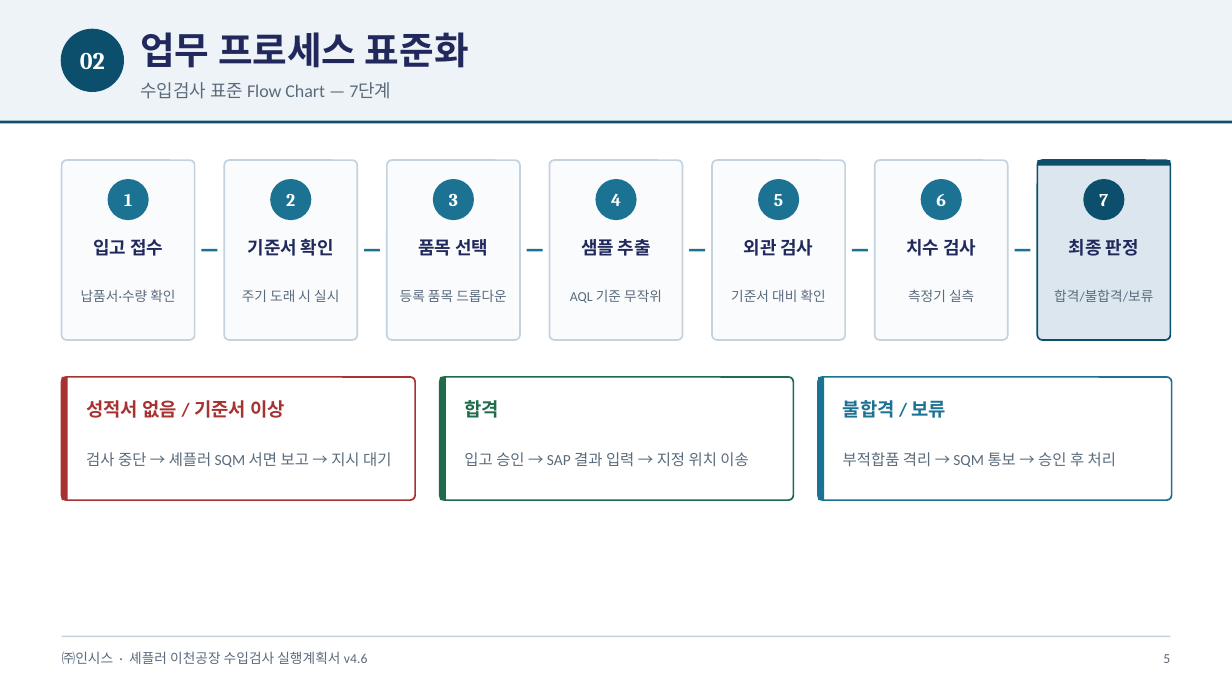
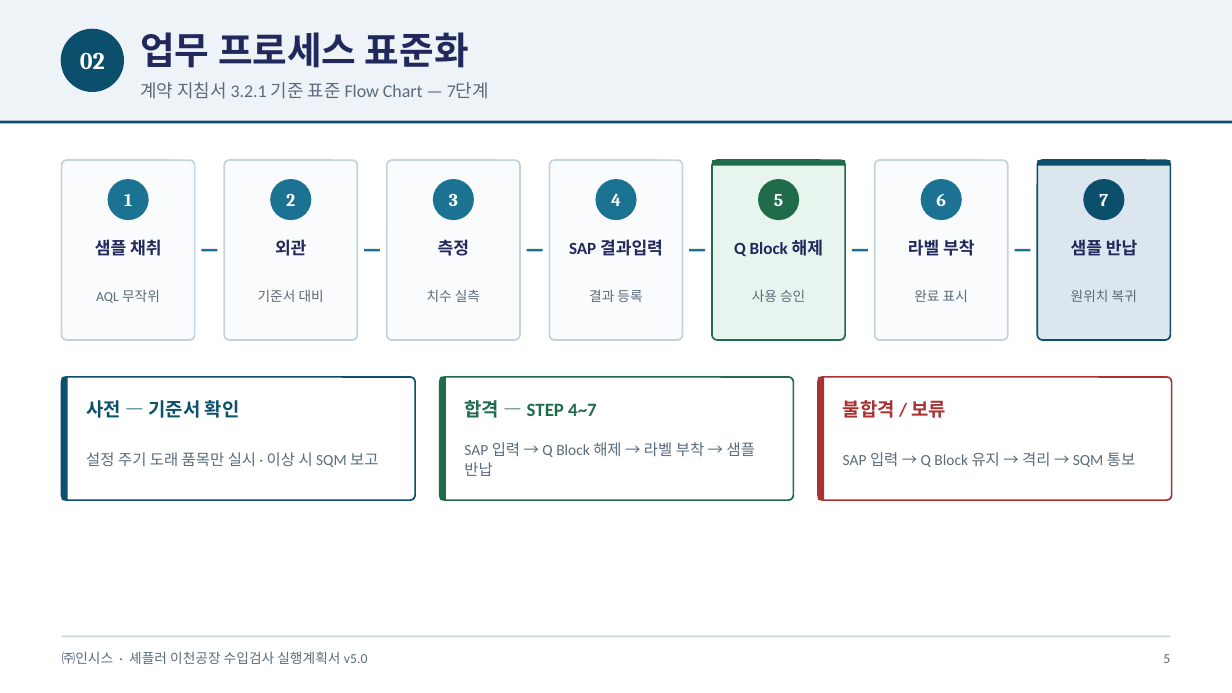
Before and after one commit to Insys-HQ/Insys-review, a slide deck: slide 5 of action_plan.pptx. Drawn at 1232x693 pixels with LibreOffice and Linux fonts; fonts in the diff are those of the drawing. Boxes give left, top, right and bottom in pixels: in the first picture for what was removed or moved away, otherwise in the second. Text is boxed around its words. In the diff, an @@ line names an element or a change of style, - is before the commit and + after.

```diff
--- a/action_plan.pptx
+++ b/action_plan.pptx
@@ text at (x1=140, y1=82, x2=489, y2=99): text changed @@
-수입검사 표준 Flow Chart — 7단계
+계약 지침서 3.2.1 기준 표준 Flow Chart — 7단계
@@ rounded rectangle at (x1=712, y1=160, x2=845, y2=340): fill #FAFBFC to #E8F5EE; outline #C4D2DD 1 pt to #1F6B4A 1 pt @@
@@ rectangle added at (x1=712, y1=160, x2=845, y2=165), fill #1F6B4A @@
@@ ellipse at (x1=759, y1=180, x2=798, y2=219): fill #1C7293 to #1F6B4A; outline #1C7293 1 pt to #1F6B4A 1 pt @@
@@ text at (x1=95, y1=239, x2=161, y2=256): text changed; size 10.5 to 10 pt @@
-입고 접수
+샘플 채취
@@ text added at (x1=275, y1=239, x2=306, y2=256), 10 pt, text #21295C, bold @@
+외관
@@ text at (x1=438, y1=239, x2=469, y2=256): text changed; size 10.5 to 10 pt @@
-품목 선택
+측정
@@ text at (x1=569, y1=239, x2=663, y2=256): text changed; size 10.5 to 10 pt @@
-샘플 추출
+SAP 결과입력
@@ text at (x1=734, y1=239, x2=823, y2=256): text changed; size 10.5 to 10 pt @@
-외관 검사
+Q Block 해제
@@ text at (x1=908, y1=239, x2=974, y2=256): text changed; size 10.5 to 10 pt @@
-치수 검사
+라벨 부착
@@ text at (x1=1071, y1=239, x2=1137, y2=256): text changed; size 10.5 to 10 pt @@
-최종 판정
+샘플 반납
@@ text removed at (x1=81, y1=289, x2=175, y2=302) @@
-납품서·수량 확인
@@ text at (x1=96, y1=289, x2=160, y2=303): text changed @@
-AQL 기준 무작위
+AQL 무작위
@@ text removed at (x1=242, y1=289, x2=339, y2=302) @@
-주기 도래 시 실시
@@ text at (x1=258, y1=289, x2=324, y2=302): text changed; size 10.5 to 8 pt; text colour #21295C to #5A6B7C; bold off @@
-기준서 확인
+기준서 대비
@@ text at (x1=427, y1=289, x2=480, y2=302): text changed @@
-등록 품목 드롭다운
+치수 실측
@@ text added at (x1=589, y1=289, x2=642, y2=302), 8 pt, text #5A6B7C @@
+결과 등록
@@ text at (x1=752, y1=289, x2=805, y2=302): text changed @@
-기준서 대비 확인
+사용 승인
@@ text at (x1=914, y1=289, x2=968, y2=302): text changed @@
-측정기 실측
+완료 표시
@@ text at (x1=1071, y1=290, x2=1137, y2=302): text changed @@
-합격/불합격/보류
+원위치 복귀
@@ rounded rectangle at (x1=62, y1=377, x2=415, y2=500): outline #A83232 1 pt to #0B4F6C 1 pt @@
@@ rectangle at (x1=62, y1=377, x2=68, y2=500): fill #A83232 to #0B4F6C @@
@@ rounded rectangle at (x1=818, y1=377, x2=1172, y2=500): outline #1C7293 1 pt to #A83232 1 pt @@
@@ rectangle at (x1=818, y1=377, x2=824, y2=500): fill #1C7293 to #A83232 @@
@@ text at (x1=86, y1=400, x2=240, y2=418): text changed; text colour #A83232 to #0B4F6C @@
-성적서 없음 / 기준서 이상
+사전 — 기준서 확인
@@ text at (x1=464, y1=400, x2=596, y2=418): text changed @@
-합격
+합격 — STEP 4~7
@@ text "불합격 / 보류" at (x1=843, y1=400, x2=946, y2=418): text colour #1C7293 to #A83232 @@
@@ text at (x1=464, y1=442, x2=755, y2=476): text changed @@
-입고 승인 → SAP 결과 입력 → 지정 위치 이송
+SAP 입력 → Q Block 해제 → 라벨 부착 → 샘플 반납
@@ text at (x1=86, y1=452, x2=378, y2=467): text changed @@
-검사 중단 → 셰플러 SQM 서면 보고 → 지시 대기
+설정 주기 도래 품목만 실시 · 이상 시 SQM 보고
@@ text at (x1=843, y1=452, x2=1135, y2=467): text changed @@
-부적합품 격리 → SQM 통보 → 승인 후 처리
+SAP 입력 → Q Block 유지 → 격리 → SQM 통보
@@ text at (x1=62, y1=651, x2=368, y2=664): text changed @@
-㈜인시스 · 셰플러 이천공장 수입검사 실행계획서 v4.6
+㈜인시스 · 셰플러 이천공장 수입검사 실행계획서 v5.0
```
Also in this commit, not shown: 12 other slides changed.
